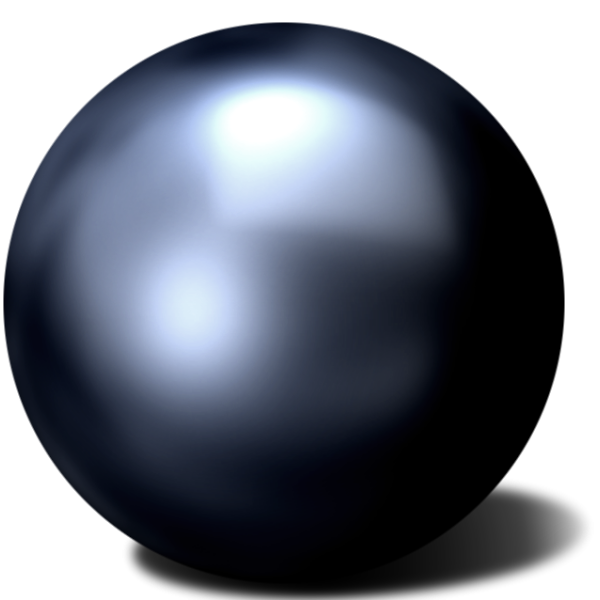
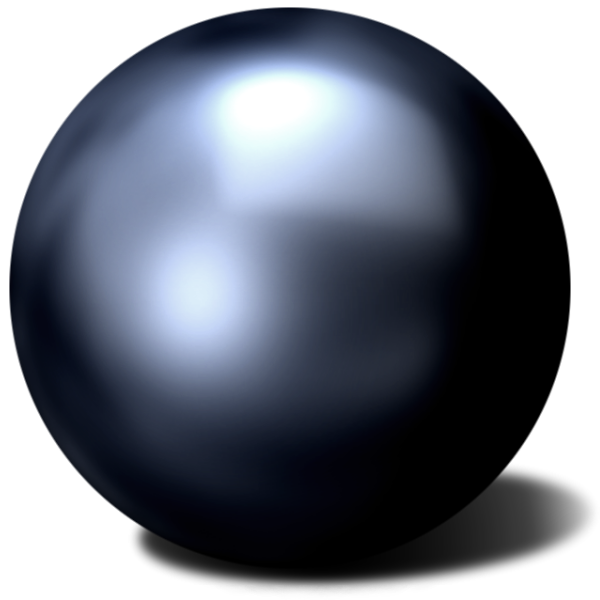
The second (600, 600) image is a revision of the first. Changes to its layers:
painted on "marble" over [3, 7, 571, 584]
painted on "shadow" over [122, 456, 599, 600]
